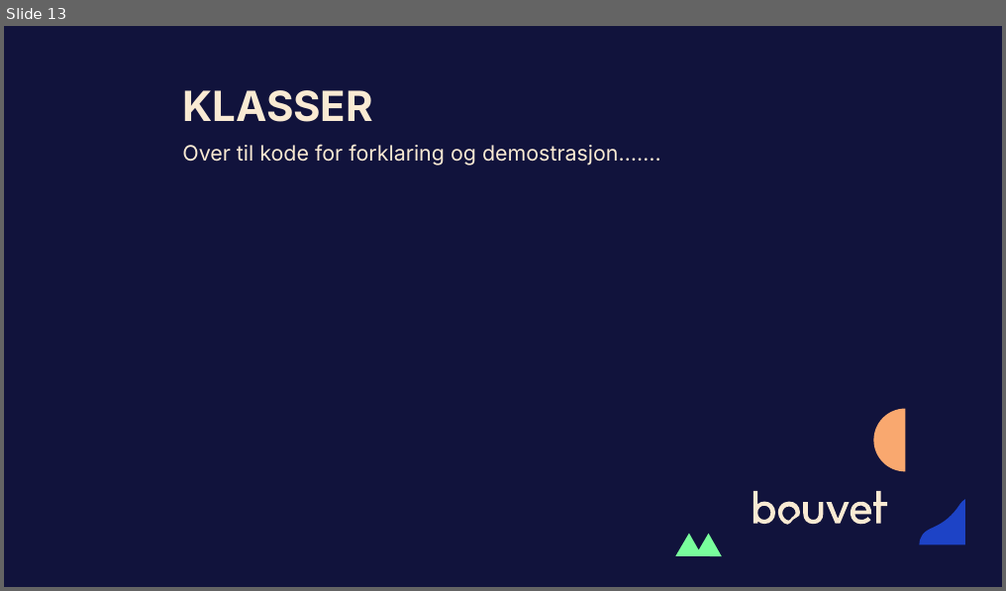
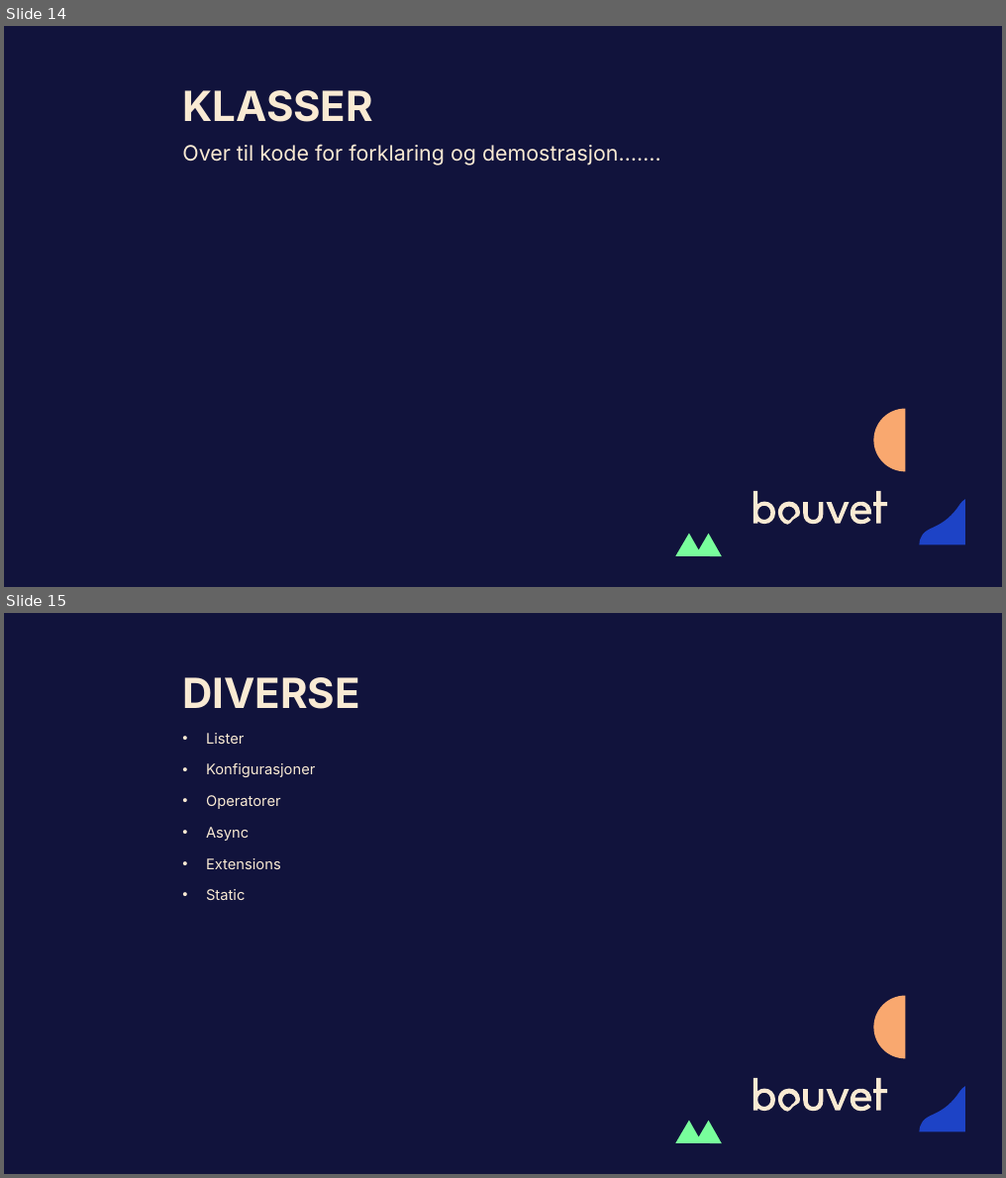
Before and after one commit to reliaboe/lesson-learned, a slide deck: presentasjon.pptx. Shown one above the other, each under a label of ours: slide 13 before the commit, slides 14 and 15 after it. The pictures are 1006x591 and 1006x1178 pixels, drawn with LibreOffice and Linux fonts; fonts in the diff are those of the drawing. Boxes give left, top, right and bottom in pixels: in the first picture for what was removed or moved away, otherwise in the second. Text is boxed around its words. In the diff, an @@ line names an element or a change of style, - is before the commit and + after.

```diff
--- a/presentasjon.pptx
+++ b/presentasjon.pptx
@@ slide 15 added at [4,613,1002,1174], background #11133C; not listed: 5 template elements that a slide beside it also shows @@
@@ title added at [182,677,359,709], 40 pt, text #F9EAD3, bold @@
+DIVERSE
@@ text added at [206,733,315,900], 14 pt, text #F9EAD3 @@
+• Lister
+• Konfigurasjoner
+• Operatorer
+• Async
+• Extensions
+• Static
@@ what was slide 13 is now slide 14 @@
```
Also in this commit, not shown: 1 other slide added, 2 other files.
